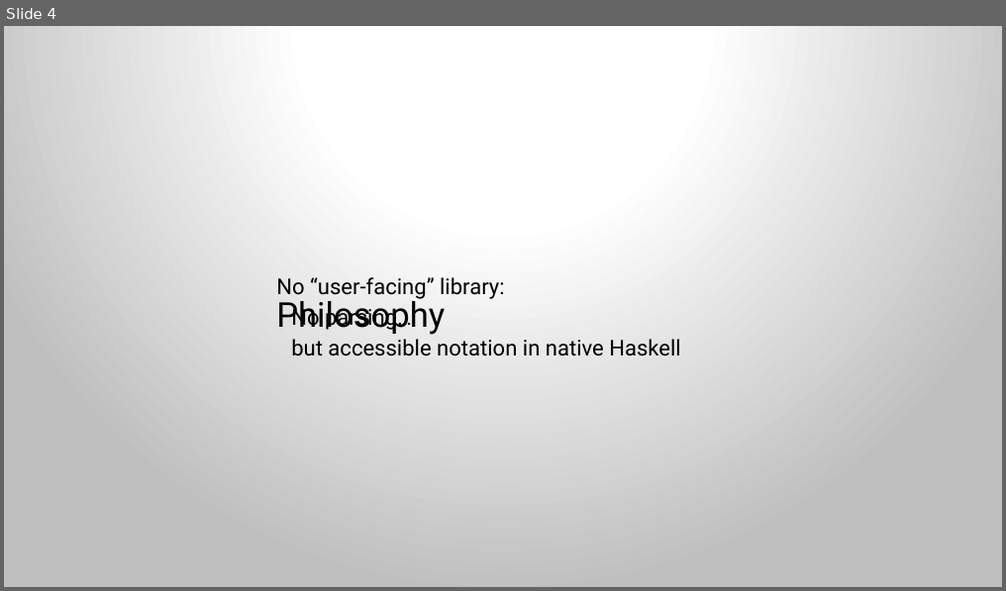
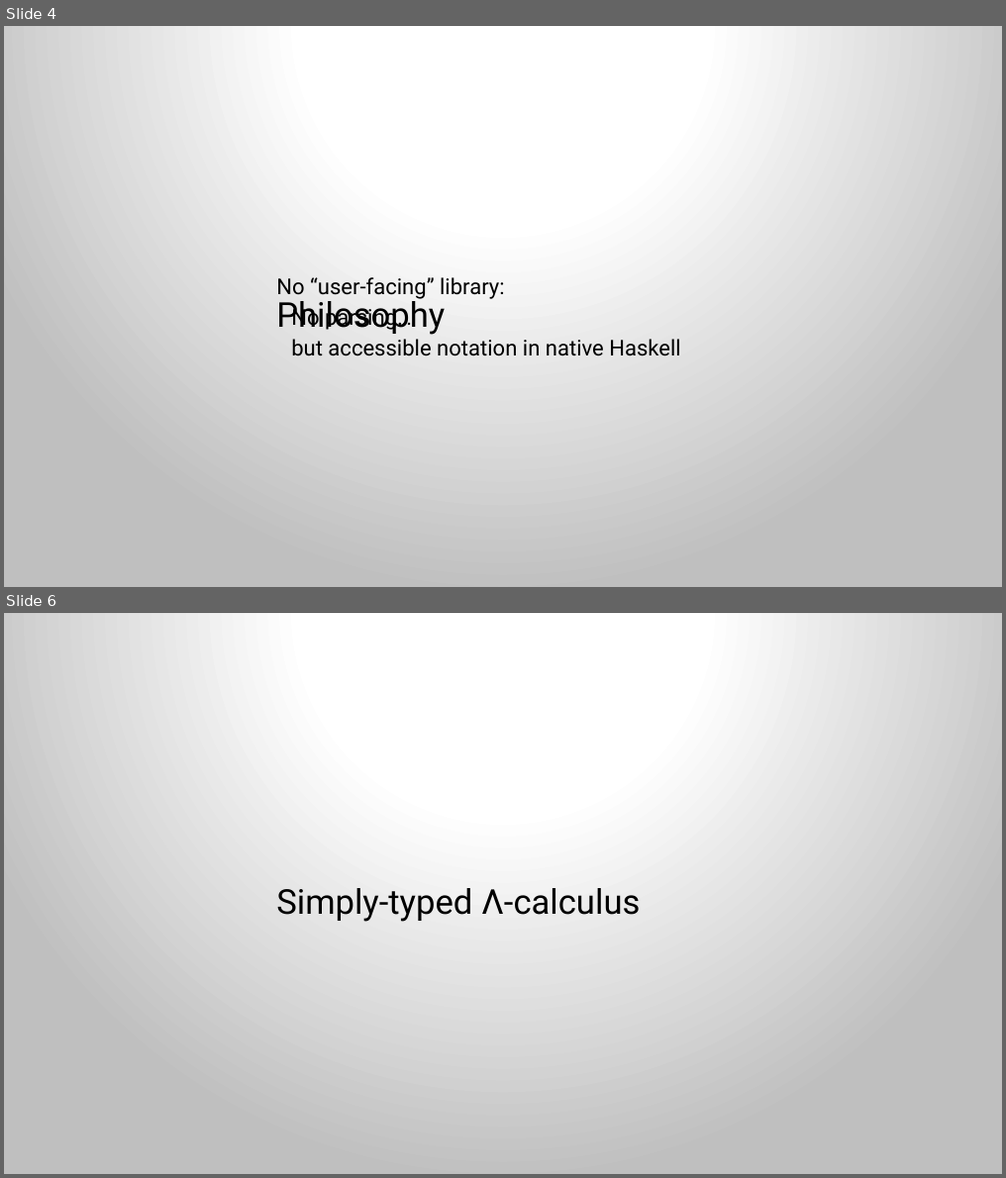
Before and after one commit to FWest98/Logic-Functional_Programming-Lambda-Calculus, a slide deck: Putting the Λ in HaskeΛΛ.pptx. Shown one above the other, each under a label of ours: slide 4 before the commit, slides 4 and 6 after it; the slides between them are not shown. The pictures are 1006x591 and 1006x1178 pixels, drawn with LibreOffice and Linux fonts; fonts in the diff are those of the drawing; grey boxes stand for pictures. Boxes give left, top, right and bottom in pixels: in the first picture for what was removed or moved away, otherwise in the second. Text is boxed around its words. In the diff, an @@ line names an element or a change of style, - is before the commit and + after.

```diff
--- a/Putting the Λ in HaskeΛΛ.pptx
+++ b/Putting the Λ in HaskeΛΛ.pptx
@@ slide 6 added at box(4, 613, 1002, 1174), background gradient #FFFFFF to #BFBFBF @@
@@ title added at box(276, 888, 640, 922), 33 pt, text #000000 @@
+Simply-typed Λ-calculus
```
Also in this commit, not shown: 1 slide changed, 1 other slide added.
